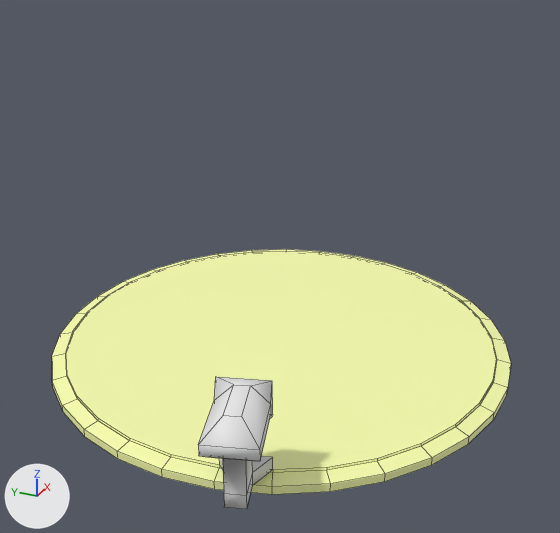
The Blender file Objects/Buildings/Farm/grain_bin_01-01_01.blend, before and after one commit.
Camera for both pictures: a 50 mm camera at (-2.73, -1.22, 1.72) aimed at (-0.11, -0.05, 0.42). The axes (+X, +Y, +Z) are drawn at lower left. The lights are the same throughout. Mesh edges are drawn as thin lines.

The older version as bpy lines, for what is in view:
```python
ob_grain_bin_base = bpy.data.objects.new('Grain-Bin_Base', me_cylinder_001)
ob_grain_bin_base.location = (0.0, 0.0, 0.0)
ob_grain_bin_main = bpy.data.objects.new('Grain-Bin_Main', me_cylinder_005)
ob_grain_bin_main.location = (0.0, 0.0, 0.0)
ob_grain_bin_main_hurt1 = bpy.data.objects.new('Grain-Bin_Main_hurt1', me_cylinder_009)
ob_grain_bin_main_hurt1.location = (0.0, 0.0, 0.0)
ob_grain_bin_main_hurt1_old__noimp = bpy.data.objects.new('Grain-Bin_Main_hurt1_old -noimp', me_cylinder_006)
ob_grain_bin_main_hurt1_old__noimp.location = (0.0, 0.0, 0.0)
ob_grain_bin_main_hurt2 = bpy.data.objects.new('Grain-Bin_Main_hurt2', me_cylinder_010)
ob_grain_bin_main_hurt2.location = (0.0, 0.0, 0.0)
ob_grain_bin_main_hurt2_old__noimp = bpy.data.objects.new('Grain-Bin_Main_hurt2_old -noimp', me_cylinder_008)
ob_grain_bin_main_hurt2_old__noimp.location = (0.0, 0.0, 0.0)
ob_grain_bin_main_hurt3 = bpy.data.objects.new('Grain-Bin_Main_hurt3', me_cylinder_011)
ob_grain_bin_main_hurt3.location = (0.0, 0.0, 0.0)
ob_grain_bin_main_old__noimp = bpy.data.objects.new('Grain-Bin_Main_old -noimp', me_cylinder_003)
ob_grain_bin_main_old__noimp.location = (0.0, 0.0, 0.0)
# also in view: 'Grain-Bin_Pump' at (-1.0, -0.3, 0.21)
```
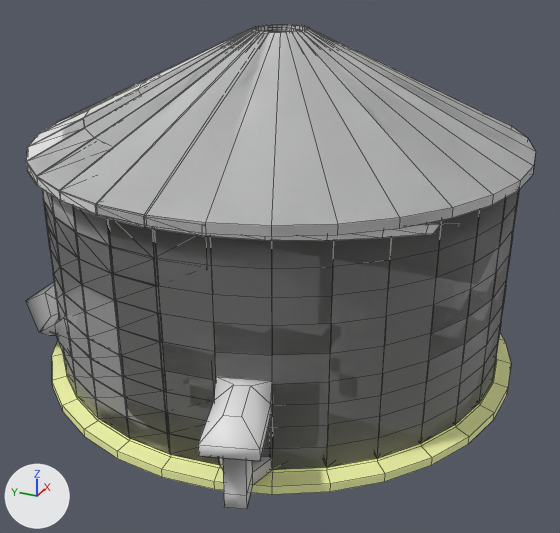
The newer file is also rescaled (x2.0) as a whole; pictures and numbers use the older file's frame.

Diff of the bpy script that builds the scene:
```diff
--- a/Objects/Buildings/Farm/grain_bin_01-01_01.blend.py
+++ b/Objects/Buildings/Farm/grain_bin_01-01_01.blend.py
@@ ob_grain_bin_main_old__noimp @@
 ob_grain_bin_main_old__noimp.location = (0.0, 0.0, 0.0)
-ob_grain_bin_main_old__noimp.hide_set(True)
@@ ob_grain_bin_main @@
 ob_grain_bin_main.location = (0.0, 0.0, 0.0)
-ob_grain_bin_main.hide_set(True)
@@ ob_grain_bin_main_hurt1_old__noimp @@
 ob_grain_bin_main_hurt1_old__noimp.location = (0.0, 0.0, 0.0)
-ob_grain_bin_main_hurt1_old__noimp.hide_set(True)
@@ ob_grain_bin_main_hurt2_old__noimp @@
 ob_grain_bin_main_hurt2_old__noimp.location = (0.0, 0.0, 0.0)
-ob_grain_bin_main_hurt2_old__noimp.hide_set(True)
@@ ob_grain_bin_main_hurt1 @@
 ob_grain_bin_main_hurt1.location = (0.0, 0.0, 0.0)
-ob_grain_bin_main_hurt1.hide_set(True)
@@ ob_grain_bin_main_hurt2 @@
 ob_grain_bin_main_hurt2.location = (0.0, 0.0, 0.0)
-ob_grain_bin_main_hurt2.hide_set(True)
@@ ob_grain_bin_main_hurt3 @@
 ob_grain_bin_main_hurt3.location = (0.0, 0.0, 0.0)
-ob_grain_bin_main_hurt3.hide_set(True)
```

Changed parts and their boxes (x1, y1, x2, y2) in the pictures (560 x 533 px):
'Grain-Bin_Main_old -noimp', shown
    after: (27, 24, 536, 470)
'Grain-Bin_Main', shown
    after: (107, 190, 519, 470)
'Grain-Bin_Main_hurt1', shown
    after: (26, 28, 301, 454)
'Grain-Bin_Main_hurt3', shown
    after: (26, 282, 78, 377)
'Grain-Bin_Main_hurt2_old -noimp', shown
    after: (42, 189, 428, 241)
'Grain-Bin_Main_hurt2', shown
    after: (42, 190, 146, 438)
'Grain-Bin_Main_hurt1_old -noimp', shown
    after: (54, 197, 440, 234)
'Grain-Bin_Base', unchanged, covered by the edit
    before: (52, 249, 511, 494)
    after: (52, 334, 511, 494)
